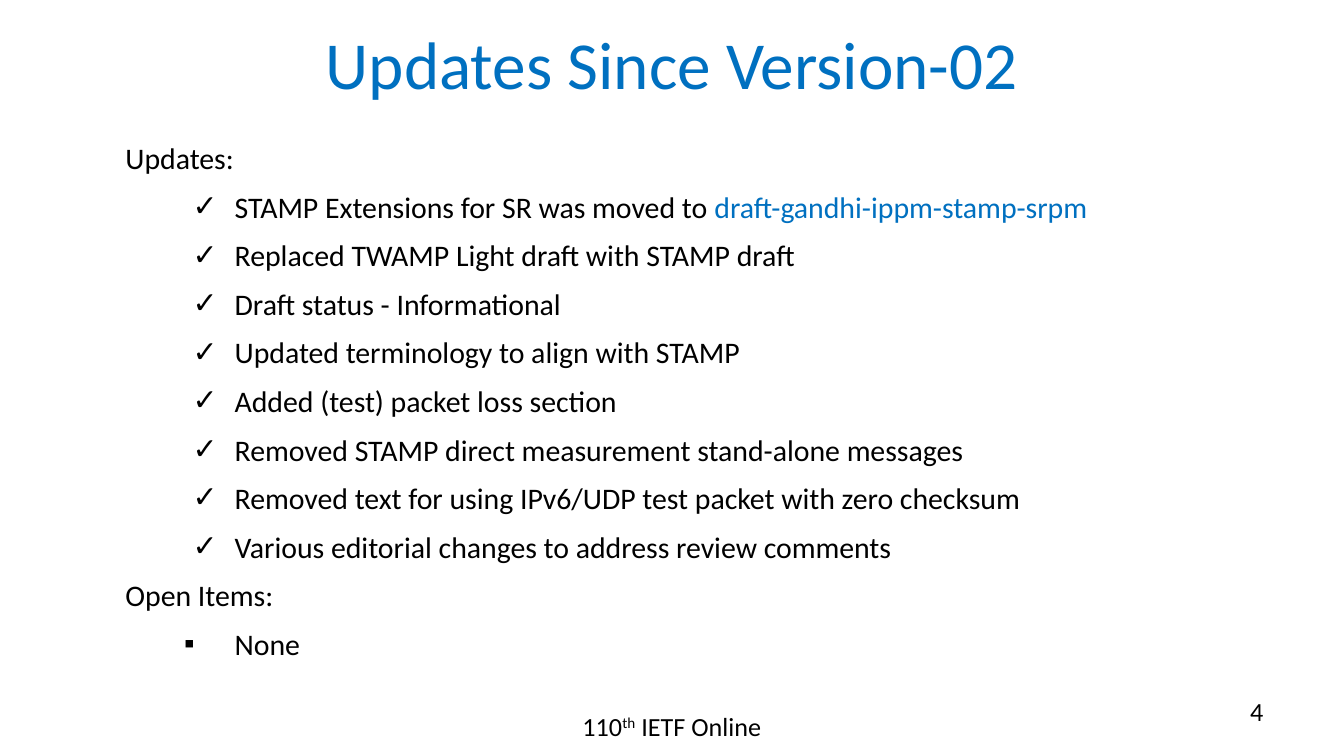
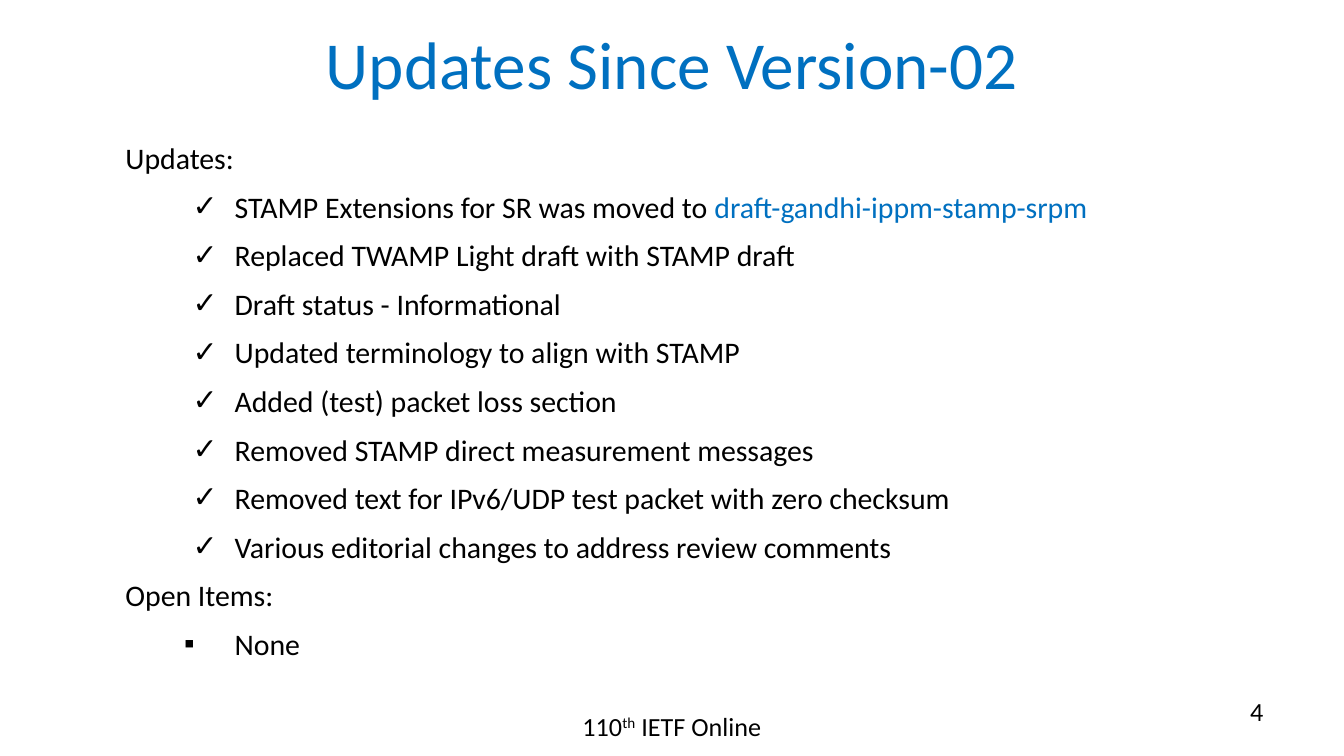
Before and after one commit to rakgandhi/ietf-slides, a slide deck: slide 4 of draft-gandhi-spring-stamp-srpm-05.pptx. Drawn at 1344x756 pixels with LibreOffice and Linux fonts; fonts in the diff are those of the drawing. Boxes give left, top, right and bottom in pixels: in the first picture for what was removed or moved away, otherwise in the second. Text is boxed around its words. In the diff, an @@ line names an element or a change of style, - is before the commit and + after.

```diff
--- a/draft-gandhi-spring-stamp-srpm-05.pptx
+++ b/draft-gandhi-spring-stamp-srpm-05.pptx
@@ text at (235, 440, 949, 514): text changed @@
-  ✓ Removed STAMP direct measurement stand-alone messages
-  ✓ Removed text for using IPv6/UDP test packet with zero checksum
+  ✓ Removed STAMP direct measurement messages
+  ✓ Removed text for IPv6/UDP test packet with zero checksum
```
Also in this commit, not shown: 2 other slides changed, 3 other files.
